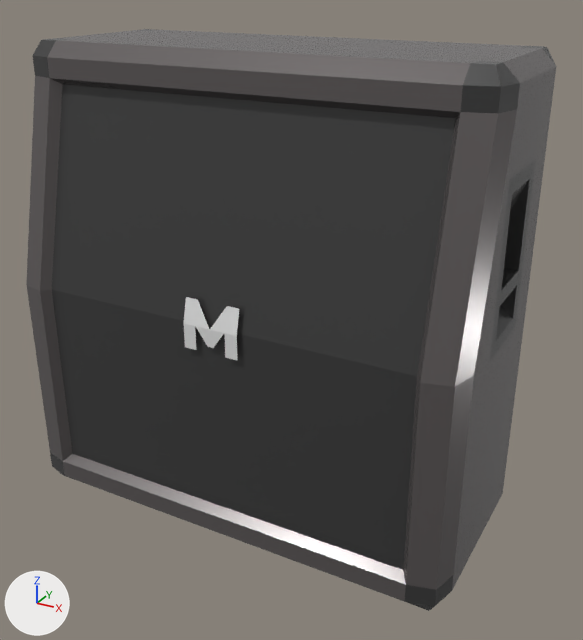
A saved change to the glTF model models/ultimate-pack/low-poly-10/m/music-speaker-guitar-angle.glb.
Both versions are drawn from a 50 mm camera at (0.835, -1.403, 1.139) aimed at (0.065, -0.003, 0.44). Every picture has the same lights, and +X, +Y and +Z are marked at lower left. The first picture is the older version. Where no turn or scale is listed for an object, it has been applied to the vertices.

Names of what the first picture shows: 'speaker-guitar-angle'.
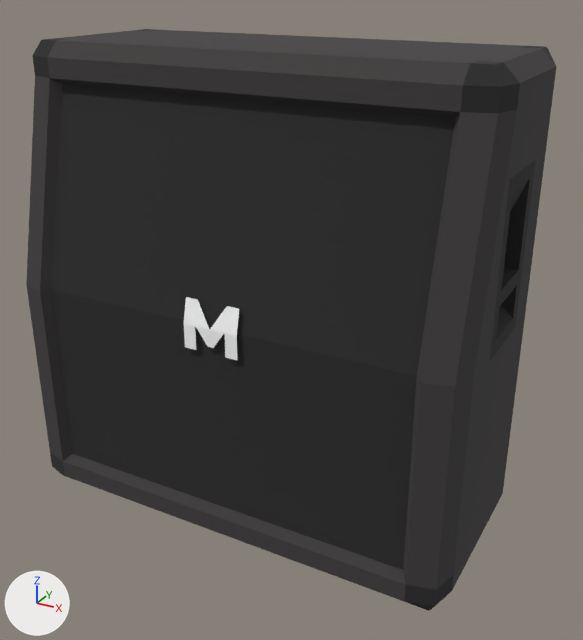
Where the change shows, as pixel boxes (x1, y1, x2, y2) in the pictures (583 x 640 px):
'speaker-guitar-angle', recoloured, surface changed (dark grey to black)
    both: (26, 29, 556, 611)

The change, as a diff of the scene's bpy script:
```diff
--- a/models/ultimate-pack/low-poly-10/m/music-speaker-guitar-angle.glb.py
+++ b/models/ultimate-pack/low-poly-10/m/music-speaker-guitar-angle.glb.py
@@ mat_18_grey_dark @@
 mat_18_grey_dark = principled_material('18 GREY-DARK')
-mat_18_grey_dark.base_color = (0.142, 0.128, 0.128)  # dark grey #696464
-mat_18_grey_dark.metallic = 0.4
-mat_18_grey_dark.roughness = 0.272
+mat_18_grey_dark.base_color = (0.0497, 0.0452, 0.0452)  # dark grey #3f3c3c
+mat_18_grey_dark.roughness = 1.0
```
